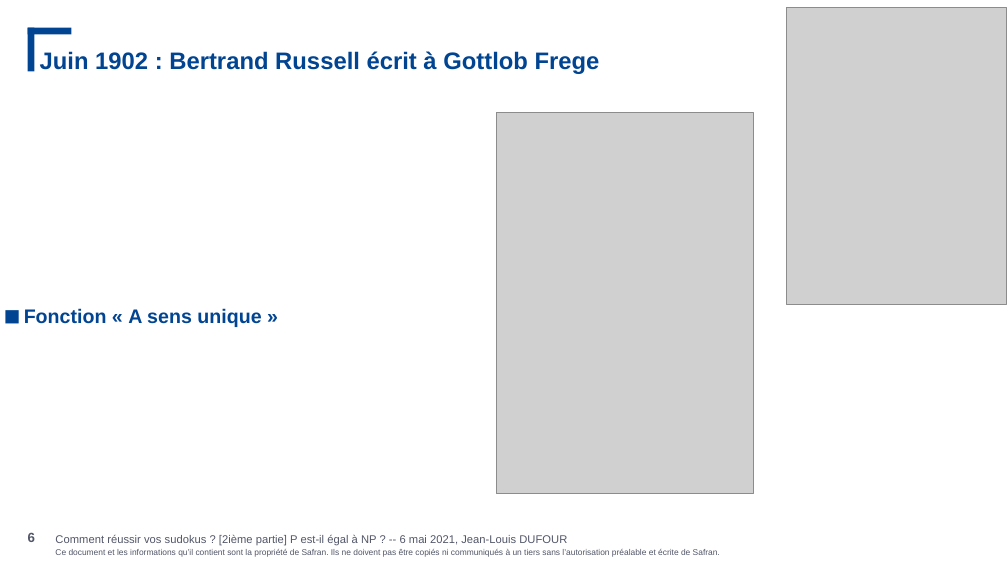
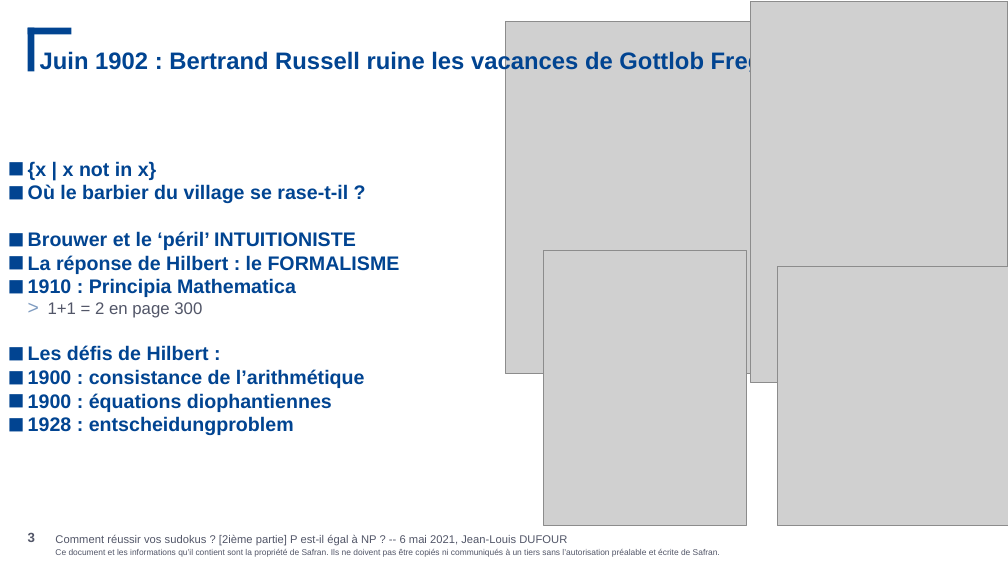
Before and after one commit to JeanLouisDufour/cours_comp, a slide deck: slide 3 of decidability.pptx (slide 6 before the commit). Drawn at 1008x567 pixels with LibreOffice and Linux fonts; fonts in the diff are those of the drawing; grey boxes stand for pictures; background and template pictures are left out. Boxes give left, top, right and bottom in pixels: in the first picture for what was removed or moved away, otherwise in the second. Text is boxed around its words. In the diff, an @@ line names an element or a change of style, - is before the commit and + after.

```diff
--- a/decidability.pptx
+++ b/decidability.pptx
@@ picture: place and size @@
-picture at bbox=[496, 113, 753, 494]
+picture at bbox=[505, 21, 766, 373]
@@ picture: place and size @@
-picture at bbox=[786, 7, 1006, 303]
+picture at bbox=[751, 2, 1008, 383]
@@ title at bbox=[40, 50, 776, 75]: text changed @@
-Juin 1902 : Bertrand Russell écrit à Gottlob Frege
+Juin 1902 : Bertrand Russell ruine les vacances de Gottlob Frege …
@@ text at bbox=[28, 161, 400, 435]: text changed @@
-■ Fonction « A sens unique »
+■ {x | x not in x}
+■ Où le barbier du village se rase-t-il ?
+■ Brouwer et le ‘péril’ INTUITIONISTE
+■ La réponse de Hilbert : le FORMALISME
+■ 1910 : Principia Mathematica
+  > 1+1 = 2 en page 300
+■ Les défis de Hilbert :
+■ 1900 : consistance de l’arithmétique
+■ 1900 : équations diophantiennes
+■ 1928 : entscheidungproblem
@@ picture added at bbox=[543, 250, 747, 525] @@
@@ picture added at bbox=[777, 266, 1008, 525] @@
@@ page number at bbox=[28, 533, 35, 542]: text changed @@
-6
+3
```
Also in this commit, not shown: 11 other slides changed, 1 other file.
